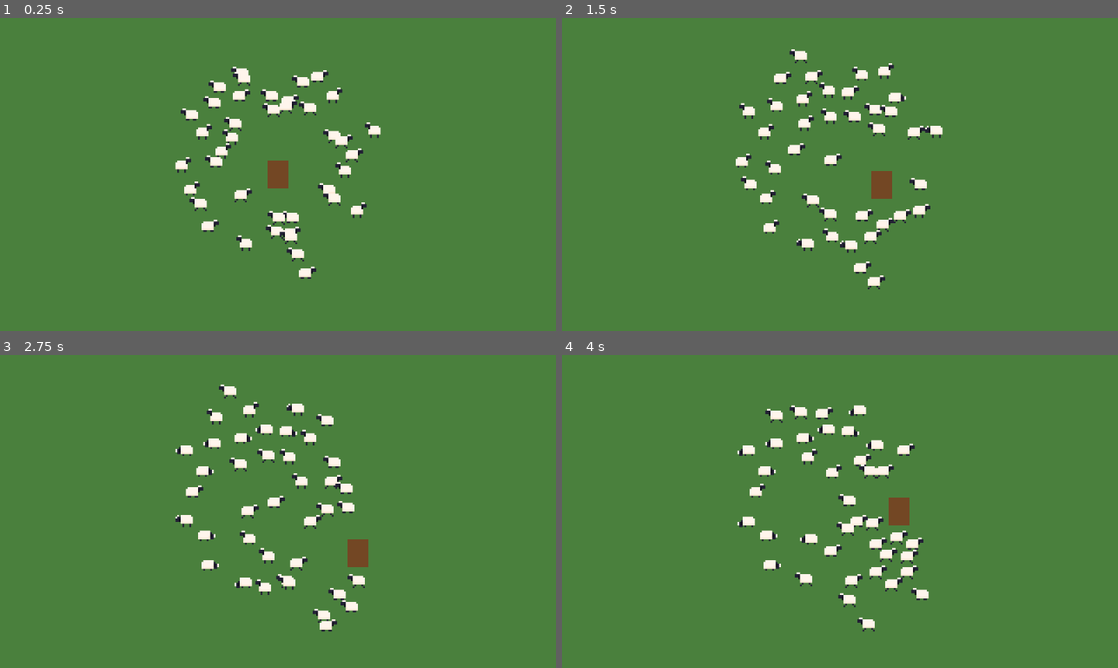
Above: before the commit, frames 1-4 (two rows, left to right).
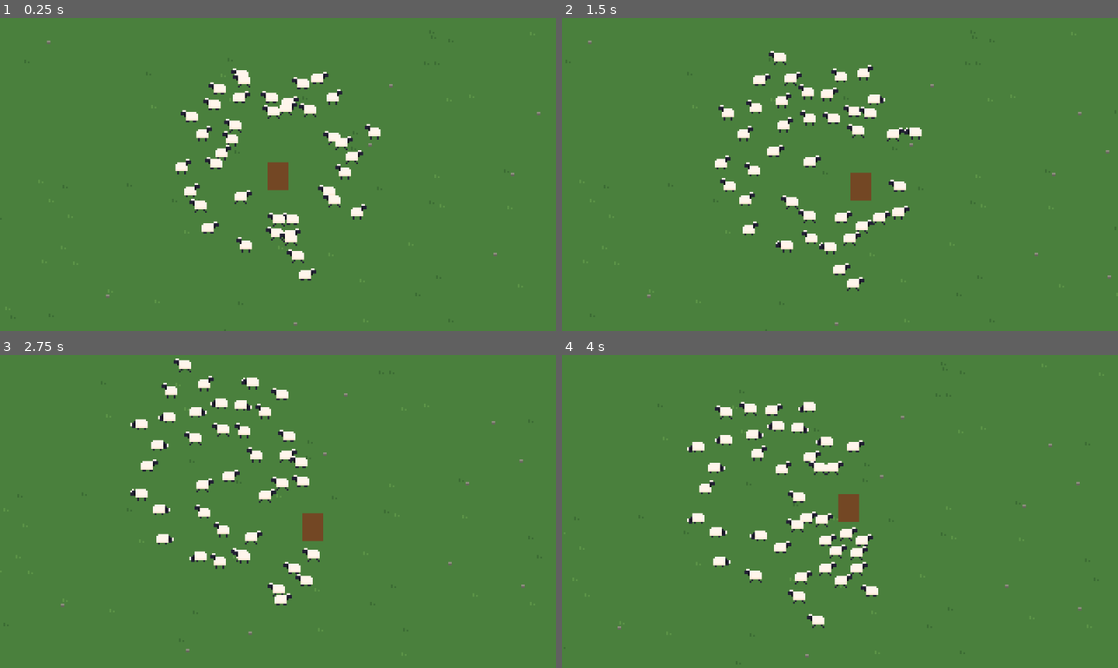
Above: after the commit, the same moments.

Repository: jaimegomesparente/wooly-caravan
Game: Godot game, scene res://scenes/main/main.tscn
Same seed, same stepped clock (60 frames per second), same inputs: the game is played once before the commit and once after it.
Inputs:
- Up to frame 1 (0.25 s): no input
- Up to frame 2 (1.5 s): hold Right (move_right) 0.53-1.28 s; hold Down (move_down) from 1.28 s (still down)
- Up to frame 3 (2.75 s): release Down (move_down) at 2.03 s; hold Right (move_right) from 2.03 s (still down)
- Up to frame 4 (4 s): release Right (move_right) at 2.78 s; hold Up (move_up) 2.78-3.53 s; hold Left (move_left) from 3.53 s (still down)

The runs differ from the first frame. In frame 1, 2.1% of the frame differs, in the area x 8-98%, y 7-99%; in frame 2, 6.8%; in frame 3, 6.8%; in frame 4, 6.9%, in the area x 10-94%, y 14-97%.

Commit message:
feat(main): camera following the flock and ground details
A smoothed camera follows the shepherd, leaning up to 60 px toward the flock,
on whole pixels. The ColorRect background is replaced by a 1600x1000 pasture
drawn in code with grass tufts and stones so movement is visible.

Diff:
--- /dev/null
+++ b/scenes/main/flock_camera.gd
@@ -0,0 +1,37 @@
+extends Camera2D
+
+## How far the camera leans from the shepherd toward the flock center (0 = shepherd, 1 = flock).
+@export_range(0.0, 1.0) var flock_bias: float = 0.3
+## The lean never takes the camera farther than this (px) from the shepherd, so he stays well on screen.
+@export var max_lean: float = 60.0
+## Higher = the camera catches up faster.
+@export var smoothing: float = 3.0
+
+var _focus: Vector2
+
+
+func _ready() -> void:
+	_focus = _target()
+	global_position = _focus.round()
+
+
+# Physics tick, like the bodies it follows, so camera and sprites move in step.
+func _physics_process(delta: float) -> void:
+	_focus = _focus.lerp(_target(), 1.0 - exp(-smoothing * delta))
+	# Whole pixels only: no shimmering with Snap 2D Transforms to Pixel.
+	global_position = _focus.round()
+
+
+func _target() -> Vector2:
+	var shepherd := get_tree().get_first_node_in_group("shepherd") as Node2D
+	if shepherd == null:
+		return global_position
+	var flock := get_tree().get_nodes_in_group("sheep")
+	if flock.is_empty():
+		return shepherd.global_position
+	var center := Vector2.ZERO
+	for sheep: Node2D in flock:
+		center += sheep.global_position
+	center /= flock.size()
+	var lean := (center - shepherd.global_position) * flock_bias
+	return shepherd.global_position + lean.limit_length(max_lean)
--- /dev/null
+++ b/scenes/main/ground.gd
@@ -0,0 +1,37 @@
+extends Node2D
+
+## Pasture size (px), centered on this node.
+@export var size: Vector2 = Vector2(1600, 1000)
+## Same seed = same layout every run.
+@export var layout_seed: int = 1
+@export var tuft_count: int = 1400
+@export var stone_count: int = 120
+
+@export_group("Palette")
+@export var grass_color: Color = Color(0.29, 0.5, 0.24)
+@export var tuft_dark_color: Color = Color(0.23, 0.42, 0.2)
+@export var tuft_light_color: Color = Color(0.36, 0.58, 0.28)
+@export var stone_color: Color = Color(0.56, 0.56, 0.5)
+@export var stone_shade_color: Color = Color(0.4, 0.4, 0.36)
+
+
+func _draw() -> void:
+	var origin := -size / 2.0
+	draw_rect(Rect2(origin, size), grass_color)
+
+	var rng := RandomNumberGenerator.new()
+	rng.seed = layout_seed
+	for i in tuft_count:
+		var spot := _random_spot(rng, origin)
+		var color := tuft_dark_color if rng.randf() < 0.6 else tuft_light_color
+		# Two tiny blades: one 2 px tall, one 1 px beside it.
+		draw_rect(Rect2(spot, Vector2(1, 2)), color)
+		draw_rect(Rect2(spot + Vector2(2, 1), Vector2(1, 1)), color)
+	for i in stone_count:
+		var spot := _random_spot(rng, origin)
+		draw_rect(Rect2(spot, Vector2(2, 1)), stone_color)
+		draw_rect(Rect2(spot + Vector2(0, 1), Vector2(2, 1)), stone_shade_color)
+
+
+func _random_spot(rng: RandomNumberGenerator, origin: Vector2) -> Vector2:
+	return (origin + Vector2(rng.randf() * size.x, rng.randf() * size.y)).floor()
--- a/scenes/main/main.tscn
+++ b/scenes/main/main.tscn
@@ -3,6 +3,8 @@
 [ext_resource type="Script" uid="uid://d35vukxwcum44" path="res://scenes/main/main.gd" id="1_script"]
 [ext_resource type="PackedScene" path="res://entities/shepherd/shepherd.tscn" id="2_shepherd"]
 [ext_resource type="PackedScene" uid="uid://bhgnnmv46ep3n" path="res://entities/sheep/sheep.tscn" id="3_sheep"]
+[ext_resource type="Script" path="res://scenes/main/ground.gd" id="4_ground"]
+[ext_resource type="Script" path="res://scenes/main/flock_camera.gd" id="5_camera"]
 
 [node name="Main" type="Node2D" unique_id=536968002]
 y_sort_enabled = true
@@ -10,11 +12,13 @@
 sheep_scene = ExtResource("3_sheep")
 sheep_count = 40
 
-[node name="Background" type="ColorRect" parent="." unique_id=1590427545]
+[node name="Ground" type="Node2D" parent="." unique_id=1590427545]
 z_index = -1
-offset_right = 320.0
-offset_bottom = 180.0
-color = Color(0.29, 0.5, 0.24, 1)
+position = Vector2(160, 90)
+script = ExtResource("4_ground")
 
 [node name="Shepherd" parent="." unique_id=1167479979 instance=ExtResource("2_shepherd")]
 position = Vector2(160, 90)
+
+[node name="FlockCamera" type="Camera2D" parent="."]
+script = ExtResource("5_camera")
Not shown, added: scenes/main/flock_camera.gd.uid
Not shown, added: scenes/main/ground.gd.uid
Not shown, changed: CLAUDE.md
